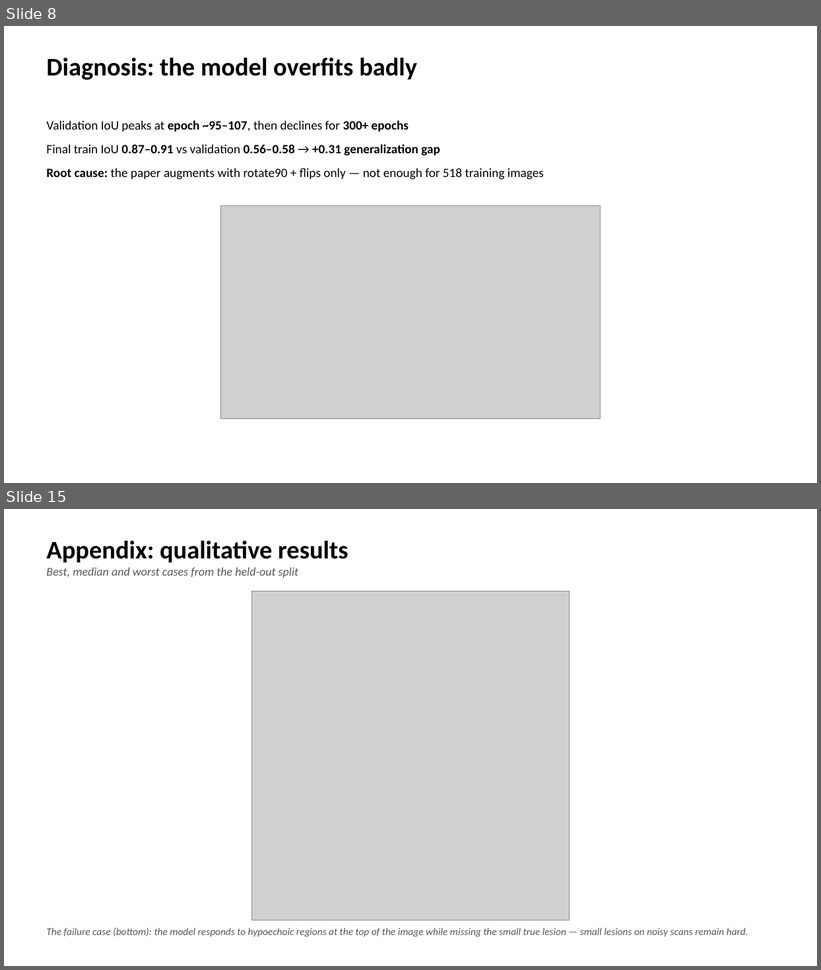
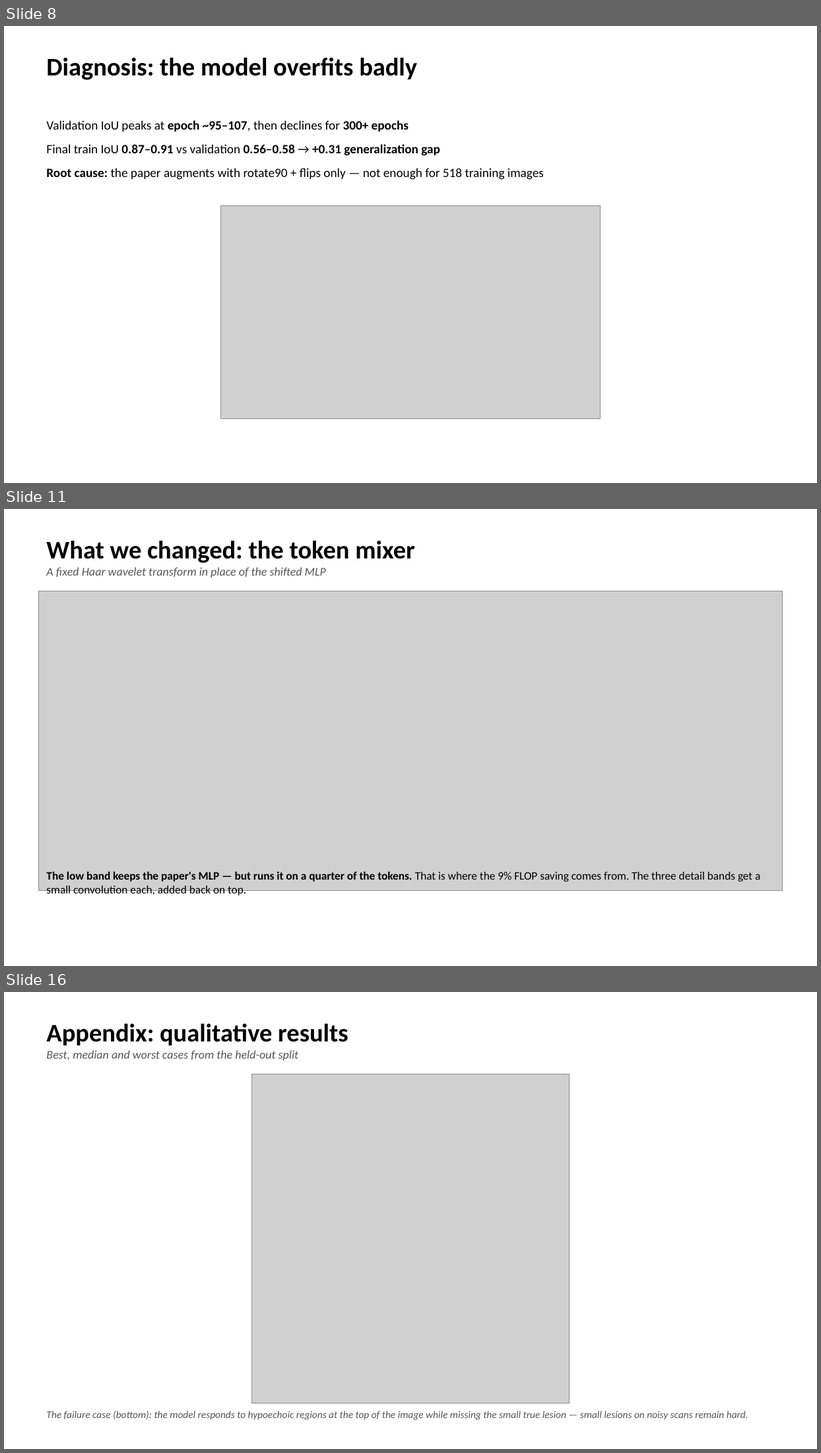
Before and after one commit to DavidShenzi/unext-project, a slide deck: UNeXt_presentation.pptx. Shown one above the other, each under a label of ours: slides 8 and 15 before the commit, slides 8, 11 and 16 after it; the slides between them are not shown. The pictures are 821x970 and 821x1453 pixels, drawn with LibreOffice and Linux fonts; fonts in the diff are those of the drawing; grey boxes stand for pictures. Boxes give left, top, right and bottom in pixels: in the first picture for what was removed or moved away, otherwise in the second. Text is boxed around its words. In the diff, an @@ line names an element or a change of style, - is before the commit and + after.

```diff
--- a/UNeXt_presentation.pptx
+++ b/UNeXt_presentation.pptx
@@ slide 11 added at box(4, 509, 817, 966), background #FFFFFF @@
@@ text added at box(46, 541, 415, 578), 14 pt, text #555555, italic @@
+What we changed: the token mixer
+A fixed Haar wavelet transform in place of the shifted MLP
@@ picture added at box(39, 591, 783, 891) @@
@@ text added at box(46, 872, 760, 897), 13.5 pt, text #000000 @@
+The low band keeps the paper's MLP — but runs it on a quarter of the tokens. That is where the 9% FLOP saving comes from. The three detail bands get a small convolution each, added back on top.
@@ what was slide 15 is now slide 16 @@
```
Also in this commit, not shown: 6 slides changed, 1 other slide added, 1 slide removed, 3 other files.
